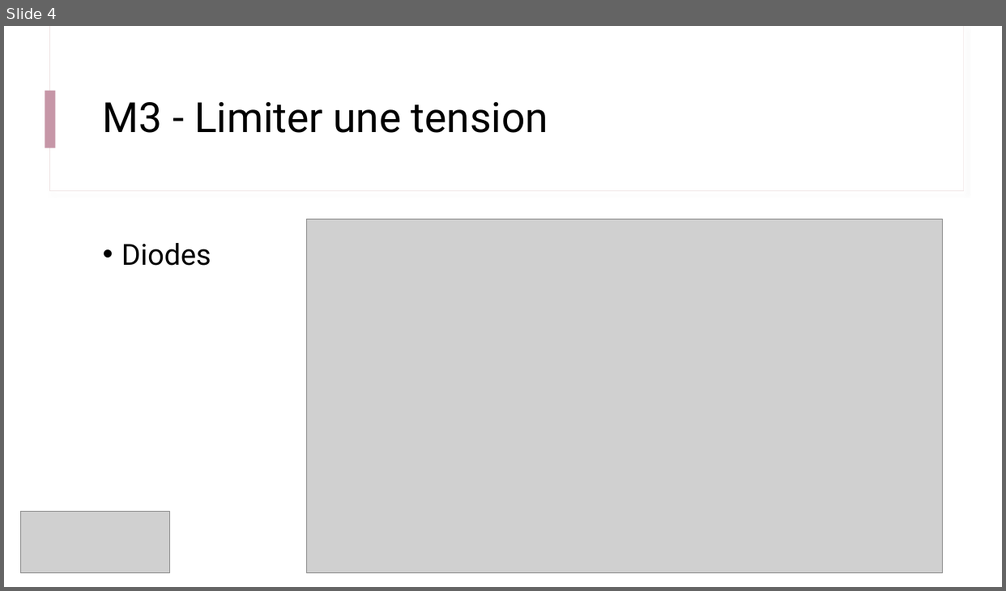
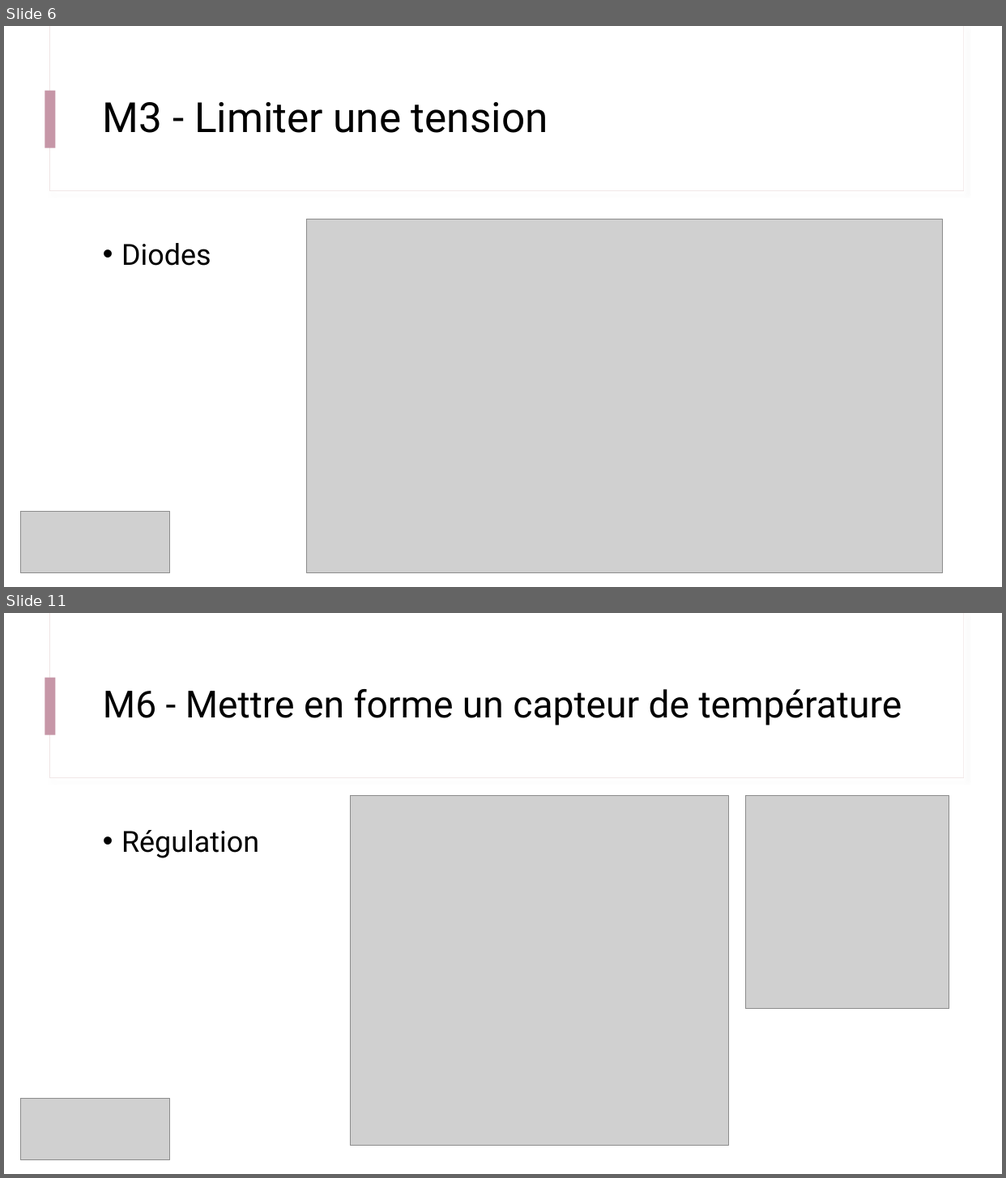
Before and after one commit to IOGS-Digital-Methods/semester-5, a slide deck: CeTI/b1_capteurs/B1_1_capteurs.pptx. Shown one above the other, each under a label of ours: slide 4 before the commit, slides 6 and 11 after it; the slides between them are not shown. The pictures are 1006x591 and 1006x1178 pixels, drawn with LibreOffice and Linux fonts; fonts in the diff are those of the drawing; grey boxes stand for pictures. Boxes give left, top, right and bottom in pixels: in the first picture for what was removed or moved away, otherwise in the second. Text is boxed around its words. In the diff, an @@ line names an element or a change of style, - is before the commit and + after.

```diff
--- a/CeTI/b1_capteurs/B1_1_capteurs.pptx
+++ b/CeTI/b1_capteurs/B1_1_capteurs.pptx
@@ slide 11 added at <box>4,613,1002,1174</box>, background #FFFFFF; not listed: 3 template elements that a slide beside it also shows @@
@@ title added at <box>103,689,902,726</box>, 36 pt, text #000000 @@
+M6 - Mettre en forme un capteur de température
@@ picture added at <box>351,796,729,1145</box> @@
@@ picture added at <box>746,796,949,1009</box> @@
@@ text added at <box>121,830,259,858</box>, 28 pt, text #000000 @@
+• Régulation
@@ picture added at <box>20,1099,170,1161</box> @@
@@ what was slide 4 is now slide 6 @@
```
Also in this commit, not shown: 2 slides changed, 4 other slides added, 1 other file.
